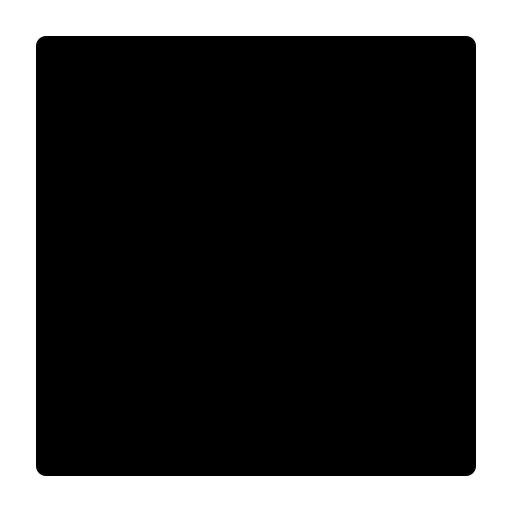
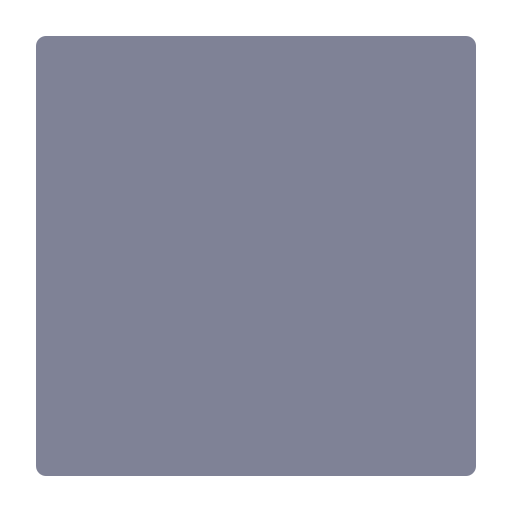
The second 512 × 512 image is a revision of the first. Changes to its layers:
"사각형 1": opacity 100% → 50%, painted on it over bbox(36, 36, 476, 476)
